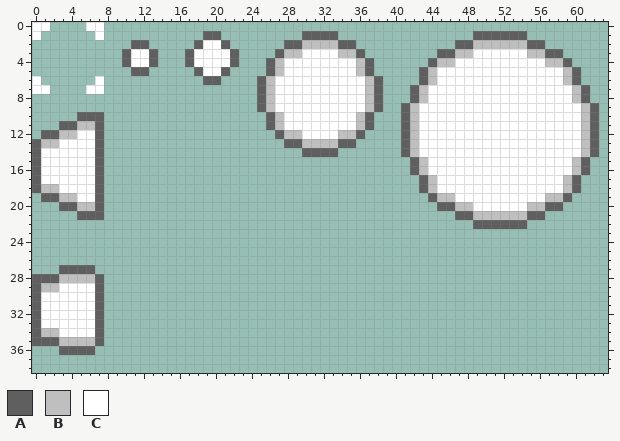
Two versions of one pixel-art file, assets/basic.aseprite. This is how it looked before the edit.
64x64 pixels, 1 frame. Shown: x 0..63, y 0..38.
Palette (. is transparent): A #5f5f5f  B #bfbfbf  C #ffffff
Pixels before (only the part around the change), first column x 0:
 0 CC....CC....
 1 C......C....
 2 ...........A
 3 ..........AC
 4 ..........AC
 5 ...........A
 6 C......C....
 7 CC....CC....
 8 ............
 9 ............
10 .....AAA....
11 ...AABBA....
12 .AABBCCA....
13 ABBCCCCA....
14 ACCCCCCA....
15 ACCCCCCA....
16 ACCCCCCA....
17 ACCCCCCA....
18 ABBCCCCA....
19 .AABBCCA....
20 ...AABBA....
21 .....AAA....
22 ............
23 ............
24 ............
25 ............
26 ............
27 ...AAAA.....
28 AAABBBBA....
29 ABBCCCCA....
30 ACCCCCCA....
31 ACCCCCCA....
32 ACCCCCCA....
33 ACCCCCCA....
34 ABBCCCCA....
35 AAABBBBA....
36 ...AAAA.....
37 ............
38 ............
The result:
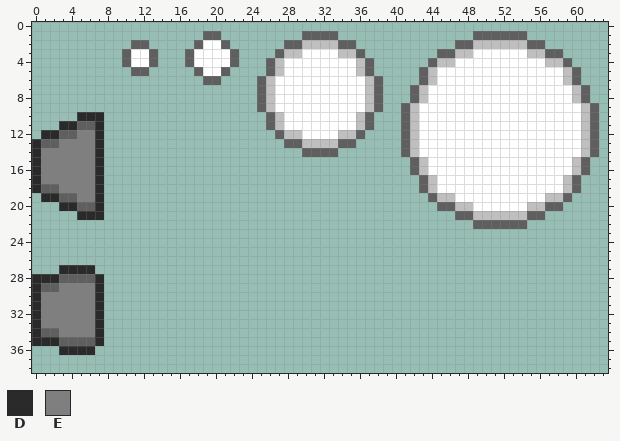
Colours new in this view: D #2a2a2a  E #7f7f7f
Edits made:
Colour A replaces colour B in row 11 at x 5 to 6; in row 12 at x 3 to 4; in row 13 at x 1 to 2; in row 18 at x 1 to 2; in row 19 at x 3 to 4; in row 20 at x 5 to 6.
Colour A replaces colour B in row 28 at x 3 to 6; in row 29 at x 1 to 2; in row 34 at x 1 to 2; in row 35 at x 3 to 6.
Colour D replaces colour A in row 10 at x 5 to 7; in row 11 at x 3 to 4 and 7; in row 12 at x 1 to 2 and 7; in rows 13 to 18 at x 0 and 7; in row 19 at x 1 to 2 and 7; in row 20 at x 3 to 4 and 7.
Colour D replaces colour A in row 21 at x 5 to 7; in row 27 at x 3 to 6; in row 28 at x 0 to 2 and 7; in rows 29 to 34 at x 0 and 7; in row 35 at x 0 to 2 and 7; in row 36 at x 3 to 6.
Colour E replaces colour C in row 12 at x 5 to 6; in row 13 at x 3 to 6; in rows 14 to 17 at x 1 to 6; in row 18 at x 3 to 6; in row 19 at x 5 to 6; in row 29 at x 3 to 6.
Colour E replaces colour C in rows 30 to 33 at x 1 to 6; in row 34 at x 3 to 6.
Colour C is gone in row 0 at x 0 to 1 and 6 to 7; in row 1 at x 0 and 7; in row 6 at x 0 and 7; in row 7 at x 0 to 1 and 6 to 7.
Where, in picture pixels (left, top, right, bottom), the same in both pictures:
erased: (32, 22, 50, 40)
erased: (86, 22, 104, 40)
changed: (32, 76, 104, 220)
changed: (32, 265, 104, 355)
